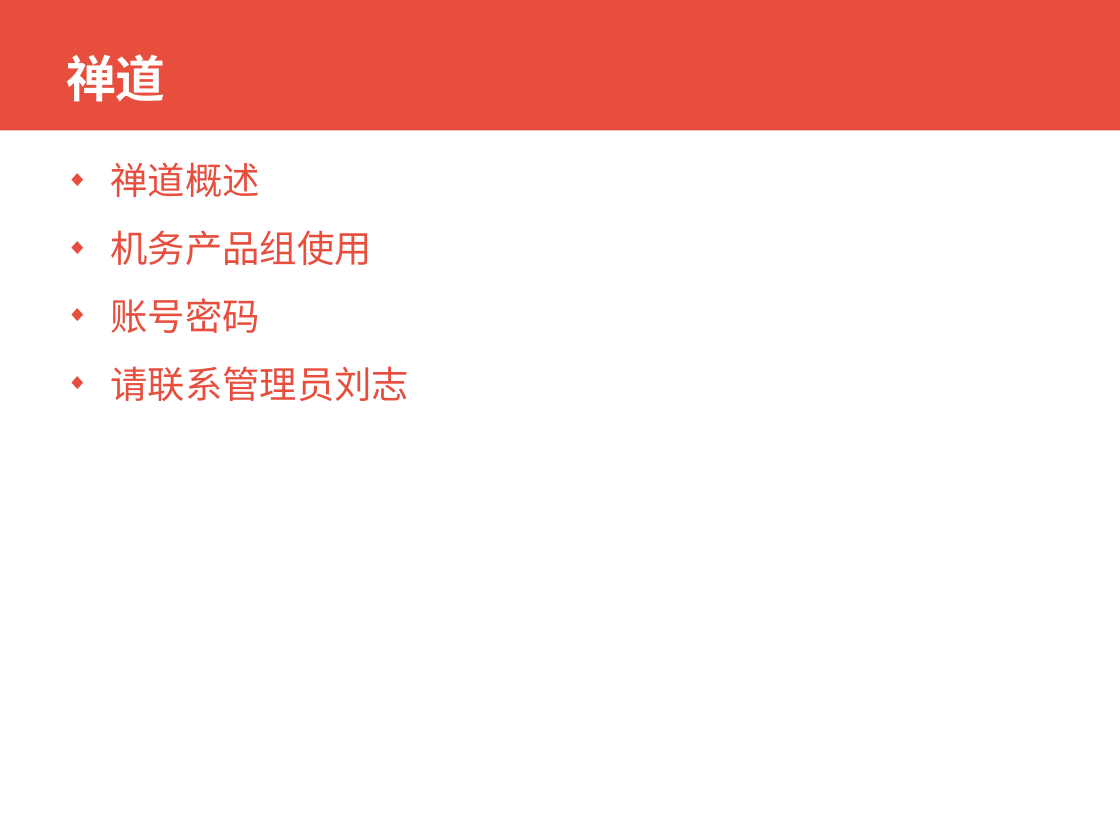
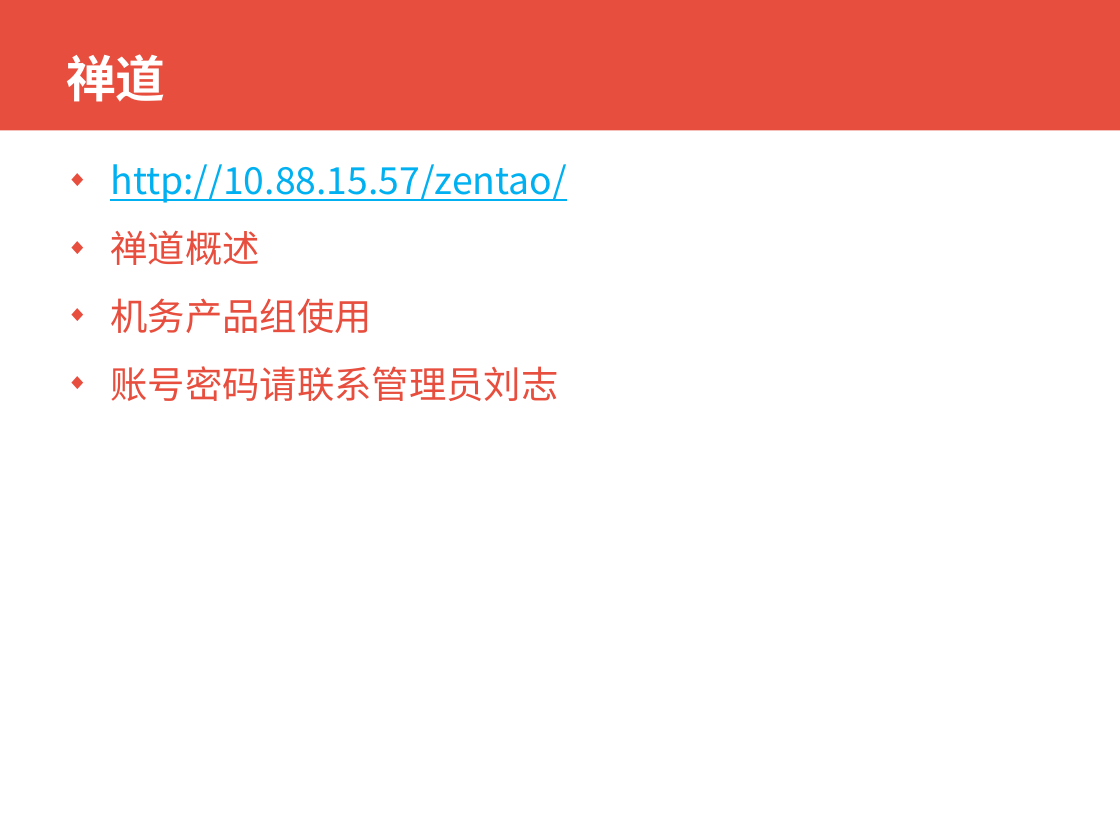
Before and after one commit to xianmomo/demo, a slide deck: slide 21 of 新员工入职指引/信息技术部常用管理平台使用.pptx. Drawn at 1120x840 pixels with LibreOffice and Linux fonts; fonts in the diff are those of the drawing; background and template pictures are left out. Boxes give left, top, right and bottom in pixels: in the first picture for what was removed or moved away, otherwise in the second. Text is boxed around its words. In the diff, an @@ line names an element or a change of style, - is before the commit and + after.

```diff
--- a/新员工入职指引/信息技术部常用管理平台使用.pptx
+++ b/新员工入职指引/信息技术部常用管理平台使用.pptx
@@ text at bbox=[110, 164, 567, 203]: paragraph added @@
+◆ http://10.88.15.57/zentao/
@@ text at bbox=[110, 366, 558, 401]: text changed @@
-◆ 账号密码
-◆ 请联系管理员刘志
+◆ 账号密码请联系管理员刘志
```
Also in this commit, not shown: 4 other slides changed.
